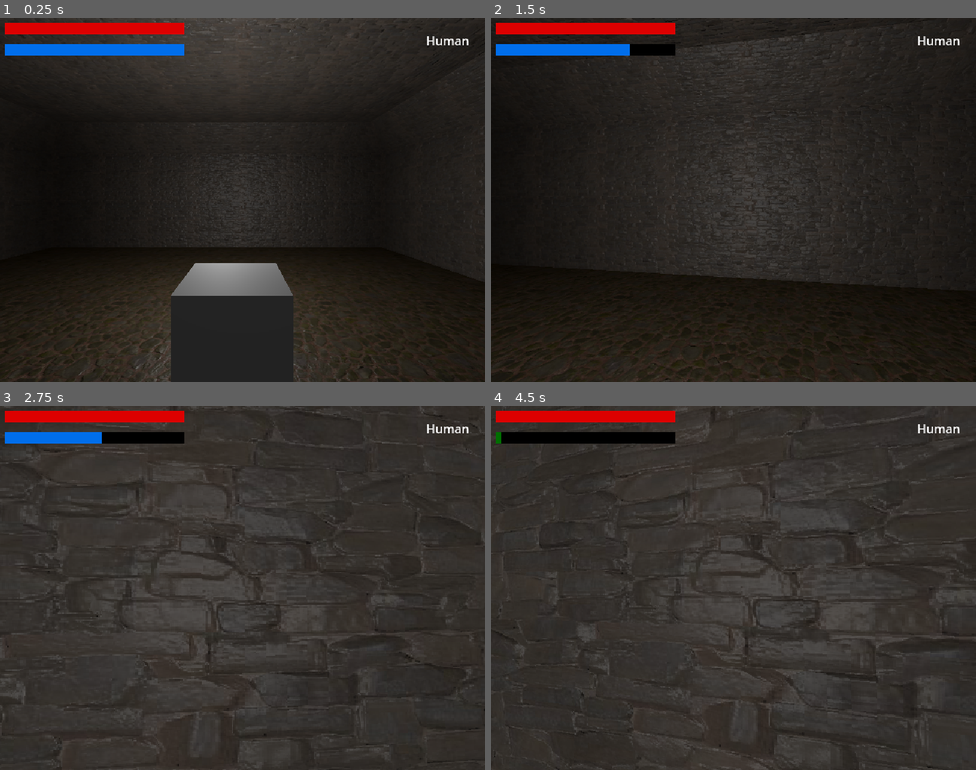
Above: before the commit, frames 1-4 (two rows, left to right).
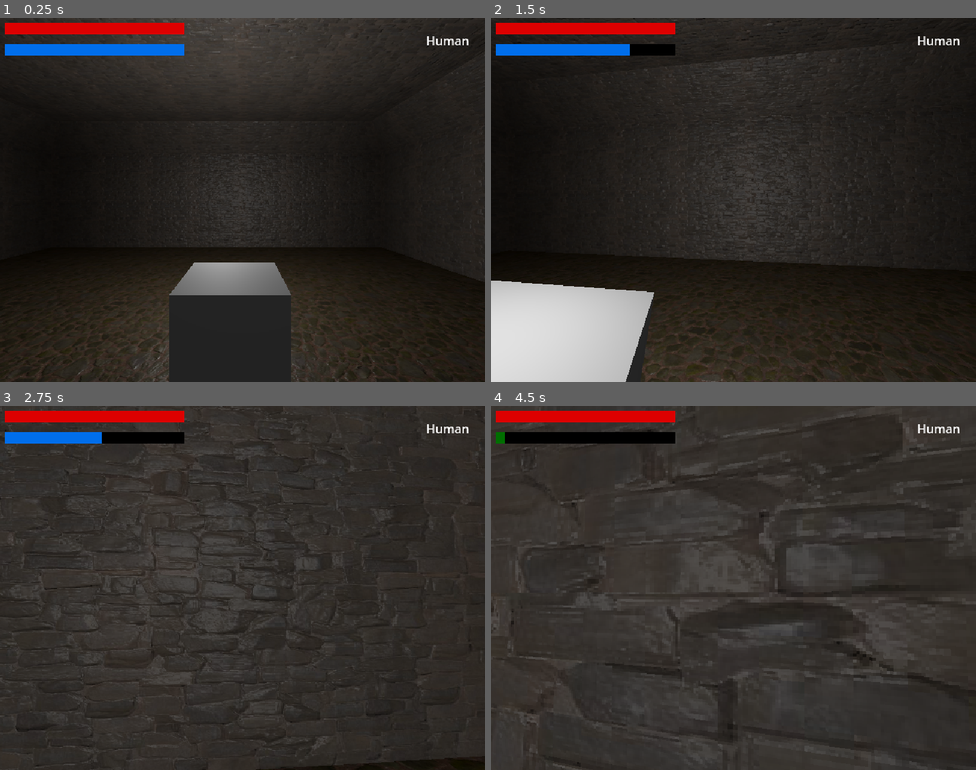
Above: after the commit, the same moments.

Repository: SpaceMoreDev/Codename_Retribution
Game: Godot game, scene res://Scenes/Main.tscn
Same seed, same stepped clock (60 frames per second), same inputs: the game is played once before the commit and once after it.
Inputs (mouse positions are in pixels of both pictures, inside the frame that each line leads up to):
- Up to frame 1 (0.25 s): no input
- Up to frame 2 (1.5 s): move the mouse to (757, 200) at 0.52 s; hold Ctrl (CROUCH) 0.53-1.28 s; hold W (UP) from 0.53 s (still down); tap Space (JUMP) at 0.77 s; move the mouse to (709, 200) at 1.27 s; right-click (709, 200) at 1.35 s
- Up to frame 3 (2.75 s): keep holding W (UP); tap Space (JUMP) at 1.52 s; tap Ctrl (CROUCH) at 1.55 s; move the mouse to (252, 580) at 2.02 s; hold Ctrl (CROUCH) from 2.03 s (still down)
- Up to frame 4 (4.5 s): keep holding W (UP); move the mouse to (728, 595) at 2.77 s; release Ctrl (CROUCH) at 2.78 s; click (728, 595) at 2.85 s; tap Space (JUMP) at 3.02, 3.77 s; tap Ctrl (CROUCH) at 3.05, 3.8 s; move the mouse to (767, 591) at 3.52 s; hold R (ROTATE_OBJECT) 3.53-4.28 s; move the mouse to (694, 584) at 4.27 s; tap Shift (RUN) at 4.35 s

The runs differ from the first frame. In frame 1, 0.4% of the frame differs, in the area x 0-100%, y 0-100%; in frame 2, 11%; in frame 3, 5.6%; in frame 4, 6.2%.

Commit message:
Added base crouching component

Diff:
--- a/Scenes/Main.tscn
+++ b/Scenes/Main.tscn
@@ -41,12 +41,17 @@
 camera_attributes = SubResource("CameraAttributesPractical_rjkhi")
 
 [node name="Door" type="Node3D" parent="Enviroment"]
-transform = Transform3D(-4.37114e-08, 0, 1, 0, 1, 0, -1, 0, -4.37114e-08, 3, 1.03459, 0)
+transform = Transform3D(-4.37114e-08, 0, 1, 0, 1, 0, -1, 0, -4.37114e-08, 3.05219, 1.03459, 0)
 
 [node name="PhysicsDoor" type="RigidBody3D" parent="Enviroment/Door"]
 transform = Transform3D(1, 0, 0, 0, 1, 0, 0, 0, 1, 0, -0.0345901, 0)
 collision_layer = 8
 collision_mask = 11
+axis_lock_linear_x = true
+axis_lock_linear_y = true
+axis_lock_linear_z = true
+axis_lock_angular_x = true
+axis_lock_angular_z = true
 
 [node name="MeshInstance3D" type="MeshInstance3D" parent="Enviroment/Door/PhysicsDoor"]
 transform = Transform3D(1, 0, 0, 0, 1, 0, 0, 0, 1, -0.506304, 0, 0)
@@ -72,6 +77,12 @@
 "cells": PackedInt32Array(0, 65535, 2, 65535, 0, 2, 65535, 65535, 2, 0, 1, 2, 65535, 1, 2, 65535, 65534, 2, 0, 65534, 2 …(1327 unchanged characters)…
 }
 metadata/_editor_floor_ = Vector3(0, 0, 0)
+
+[node name="CSGBox3D" type="CSGBox3D" parent="Enviroment"]
+transform = Transform3D(1, 0, 0, 0, 1, 0, 0, 0, 1, -1.81694, 1.0694, 0)
+use_collision = true
+collision_layer = 8
+collision_mask = 3
 
 [node name="OmniLight3D" type="OmniLight3D" parent="."]
 transform = Transform3D(1, 0, 0, 0, 1, 0, 0, 0, 1, -0.136993, 1, 4.79688)
--- a/Scenes/Packed/player.tscn
+++ b/Scenes/Packed/player.tscn
@@ -1,14 +1,22 @@
-[gd_scene load_steps=8 format=3 uid="uid://qc046bctp57n"]
+[gd_scene load_steps=12 format=3 uid="uid://qc046bctp57n"]
 
 [ext_resource type="Script" path="res://Scripts/Player/PlayerController.gd" id="1_ej1b3"]
 [ext_resource type="Script" path="res://Scripts/Player/PlayerStats.gd" id="1_sce2v"]
 [ext_resource type="Texture2D" uid="uid://dxvfvq3vn03ba" path="res://NBeast_Bar.png" id="2_kkkfp"]
 [ext_resource type="Script" path="res://Scripts/Player/PlayerCamera.gd" id="2_rsliq"]
+[ext_resource type="Script" path="res://Scripts/Player/Crouching.gd" id="4_8cvhv"]
 [ext_resource type="Script" path="res://Scripts/Player/PlayerAction.gd" id="4_ing7o"]
+[ext_resource type="Script" path="res://Scripts/Player/Leaning.gd" id="4_yepiv"]
+[ext_resource type="Script" path="res://Scripts/Player/HeadBobbing.gd" id="6_jkene"]
 [ext_resource type="Texture2D" uid="uid://bnsleh5fba0gk" path="res://Assets/Elements/handIcon.png" id="7_u7sp3"]
 
 [sub_resource type="CapsuleShape3D" id="CapsuleShape3D_tn7cq"]
-radius = 0.348397
+radius = 0.186199
+height = 1.31303
+
+[sub_resource type="CapsuleShape3D" id="CapsuleShape3D_yyxpu"]
+radius = 0.186665
+height = 0.545623
 
 [node name="Player" type="CharacterBody3D" node_paths=PackedStringArray("Stats")]
 transform = Transform3D(1, 0, 0, 0, 1, 0, 0, 0, 1, 0, 1.00689, 0)
@@ -18,14 +26,16 @@
 script = ExtResource("1_ej1b3")
 Stats = NodePath("Stats")
 
-[node name="CollisionShape3D" type="CollisionShape3D" parent="."]
+[node name="StandingCollision" type="CollisionShape3D" parent="."]
+transform = Transform3D(1, 0, 0, 0, 1, 0, 0, 0, 1, 0, -0.342341, 0)
 shape = SubResource("CapsuleShape3D_tn7cq")
 
+[node name="CrouchingCollision" type="CollisionShape3D" parent="."]
+transform = Transform3D(1, 0, 0, 0, 1, 0, 0, 0, 1, 0, -0.725078, 0)
+shape = SubResource("CapsuleShape3D_yyxpu")
+
 [node name="Camera3D" type="Camera3D" parent="."]
-transform = Transform3D(1, 0, 0, 0, 1, 0, 0, 0, 1, 0, 0.918134, 0)
 script = ExtResource("2_rsliq")
-_frequency = 5
-_amplitude = 0.05
 
 [node name="RayCast3D" type="RayCast3D" parent="Camera3D"]
 target_position = Vector3(0, 0, -2)
@@ -47,9 +57,39 @@
 [node name="Stats" type="Node3D" parent="."]
 script = ExtResource("1_sce2v")
 
+[node name="Crouch" type="Node3D" parent="." node_paths=PackedStringArray("standingCollider", "crouchingCollider", "camera", "headBob")]
+script = ExtResource("4_8cvhv")
+standingCollider = NodePath("../StandingCollision")
+crouchingCollider = NodePath("../CrouchingCollision")
+camera = NodePath("../Camera3D")
+headBob = NodePath("../HeadBobbing")
+
+[node name="Leaning" type="Node3D" parent="." node_paths=PackedStringArray("leftRay", "rightRay", "camera")]
+script = ExtResource("4_yepiv")
+leftRay = NodePath("LeftRay")
+rightRay = NodePath("RightRay")
+camera = NodePath("../Camera3D")
+
+[node name="LeftRay" type="RayCast3D" parent="Leaning"]
+transform = Transform3D(1, 0, 0, 0, 1, 0, 0, 0, 1, -0.1, 0, 0)
+target_position = Vector3(-1, 0, 0)
+collision_mask = 9
+debug_shape_custom_color = Color(0.513726, 0.4, 0, 1)
+
+[node name="RightRay" type="RayCast3D" parent="Leaning"]
+transform = Transform3D(1, 0, 0, 0, 1, 0, 0, 0, 1, 0.1, 0, 0)
+target_position = Vector3(1, 0, 0)
+collision_mask = 9
+debug_shape_custom_color = Color(0.513726, 0.4, 0, 1)
+
 [node name="Action" type="Node3D" parent="." node_paths=PackedStringArray("handIcon")]
 script = ExtResource("4_ing7o")
 handIcon = NodePath("../Player_UI/TextureRect")
+
+[node name="HeadBobbing" type="Node3D" parent="." node_paths=PackedStringArray("camera")]
+script = ExtResource("6_jkene")
+camera = NodePath("../Camera3D")
+_frequency = 5
 
 [node name="Player_UI" type="CanvasLayer" parent="."]
 
--- a/Scripts/DragDoor.gd
+++ b/Scripts/DragDoor.gd
@@ -28,8 +28,8 @@
 func InteractWithDoor(door:Node3D):
 	if(door.get_parent() == get_parent()):
 		data = door
+		mouse_x = 0
 		camera.locked = true
-		mouse_x = 0
 		active = true
 
 var do : bool = true
@@ -42,4 +42,4 @@
 
 				data.rotate_y(eventDir.x)
 				print(data.rotation.y)
-				data.rotation.y = clamp(data.rotation.y, deg_to_rad(-110), deg_to_rad(110))
+				data.rotation.y = clamp(data.rotation.y, deg_to_rad(-110), deg_to_rad(0))
--- /dev/null
+++ b/Scripts/Player/Crouching.gd
@@ -0,0 +1,37 @@
+extends Node
+
+@export var standingCollider: CollisionShape3D
+@export var crouchingCollider: CollisionShape3D
+@export var camera: Camera3D
+@export var headBob: HeadBobbing
+
+const CROUCHING_AMOUNT = 0.5
+var crouchingHeight : float
+
+var acceleration : float = 7
+var active = false
+func _ready():
+	crouchingHeight = camera.position.y - CROUCHING_AMOUNT
+	standingCollider.disabled = false
+	crouchingCollider.disabled = true
+
+@warning_ignore("unused_parameter")
+func _process(delta):
+	if(Input.is_action_just_pressed("CROUCH")):
+		standingCollider.disabled = true
+		crouchingCollider.disabled = false
+		headBob.crouching = true
+		active = true
+	elif(Input.is_action_pressed("CROUCH")):
+		camera.position.y = lerp(camera.position.y, crouchingHeight, delta * acceleration)
+
+	elif(Input.is_action_just_released("CROUCH")):
+		standingCollider.disabled = false
+		crouchingCollider.disabled = true
+	else:
+		if active:
+			if(not is_zero_approx(camera.position.y)):
+				camera.position.y = lerp(camera.position.y, 0.0, delta * acceleration)
+			else:
+				active = false
+				headBob.crouching = false
--- /dev/null
+++ b/Scripts/Player/HeadBobbing.gd
@@ -0,0 +1,24 @@
+extends Node
+class_name HeadBobbing
+@export var camera : Camera3D
+
+#head bob
+@export var _frequency = 3
+@export var _amplitude = 0.08
+var crouching = false
+var acceleration : float = 5
+var t_bob = 0.0
+
+func _physics_process(delta):
+    if(not camera.locked and not crouching):
+        t_bob += delta * get_parent().velocity.length() * float(get_parent().is_on_floor())
+        var headbobbing = lerp(camera.transform.origin, head_bobbing(t_bob), delta * acceleration)
+        camera.transform.origin = headbobbing
+        camera.rotation.z = lerp(camera.rotation.z, 0.0, delta * acceleration)
+
+
+func head_bobbing(time)->Vector3:
+    var pos = Vector3.ZERO
+    pos.y = sin(time *_frequency) * _amplitude
+    pos.x = cos(time *_frequency/2) * _amplitude
+    return pos
--- /dev/null
+++ b/Scripts/Player/Leaning.gd
@@ -0,0 +1,62 @@
+extends Node
+
+const CAMERADISTANCE = 0.7
+
+@export var leftRay:RayCast3D
+@export var rightRay:RayCast3D
+
+@export var horizontalDistance : float
+@export var leanAngle : float = 0.5
+
+@export var camera : Camera3D
+
+var speed : float = 10;
+var originalPos = Vector3.ZERO
+var target
+var active = false
+
+func _ready():
+	originalPos = camera.position.x
+	horizontalDistance =  originalPos + CAMERADISTANCE
+
+	target = camera.rotation.z * leanAngle
+
+@warning_ignore("unused_parameter")
+func _process(delta):
+
+	if(Input.is_action_pressed("LEAN_LEFT")):
+		check_if_hit_Left()
+		camera.locked = true
+		camera.position.x = lerp(camera.position.x, -horizontalDistance, delta *speed)
+		camera.rotation.z = lerp(camera.rotation.z, leanAngle, delta *speed)
+		active = true
+	elif(Input.is_action_pressed("LEAN_RIGHT")):
+		check_if_hit_Right()
+		camera.locked = true
+		camera.position.x = lerp(camera.position.x, horizontalDistance, delta *speed)
+		camera.rotation.z = lerp(camera.rotation.z, -leanAngle, delta *speed)
+		active = true
+	else:
+		if(camera.locked and active):
+			camera.locked = false
+			active = false
+
+
+func check_if_hit_Left():
+	if (leftRay.is_colliding()):
+		var origin = leftRay.global_transform.origin
+		var collision_point = leftRay.get_collision_point()
+		var distance = origin.distance_to(collision_point)
+		horizontalDistance = distance
+	else:
+		horizontalDistance =  originalPos + CAMERADISTANCE
+
+
+func check_if_hit_Right():
+	if (rightRay.is_colliding()):
+		var origin = rightRay.global_transform.origin
+		var collision_point = rightRay.get_collision_point()
+		var distance = origin.distance_to(collision_point)
+		horizontalDistance = distance
+	else:
+		horizontalDistance =  originalPos + CAMERADISTANCE
--- a/Scripts/Player/PlayerAction.gd
+++ b/Scripts/Player/PlayerAction.gd
@@ -17,6 +17,7 @@
 
 @warning_ignore("unused_parameter")
 func _physics_process(delta):
+
 	if(not isDoingAction and ray.is_colliding()):
 		handIcon.visible = true
 	else:
--- a/Scripts/Player/PlayerCamera.gd
+++ b/Scripts/Player/PlayerCamera.gd
@@ -10,15 +10,11 @@
 const BASE_FOV = 75.0
 const FOV_CHANGE = 1.0
 
-#head bob
-@export var _frequency = 3
-@export var _amplitude = 0.08
-var t_bob = 0.0
+
 var locked : bool = false
 
 func _ready():
 	Input.mouse_mode = Input.MOUSE_MODE_CAPTURED
-#	$AnimationPlayer.play("human|Idle")
 
 func _unhandled_input(event):
 	if(not locked):
@@ -27,20 +23,10 @@
 			_player_camera.rotate_x(-event.relative.y * _sensitivity)
 			_player_camera.rotation.x = clamp(_player_camera.rotation.x, deg_to_rad(-40), deg_to_rad(60))
 
+
 func _physics_process(delta):
 	if(not locked):
-		t_bob += delta * get_parent().velocity.length() * float(get_parent().is_on_floor())
-		_player_camera.transform.origin = head_bobbing(t_bob)
-
 		# FOV
 		var velocity_clamped = clamp(get_parent().velocity.length(), 0.5, get_parent().SPRINT_SPEED * 2)
 		var target_fov = BASE_FOV + FOV_CHANGE * velocity_clamped
 		_player_camera.fov = lerp(_player_camera.fov, target_fov, delta * 8.0)
-
-
-
-func head_bobbing(time)->Vector3:
-	var pos = Vector3.ZERO
-	pos.y = sin(time *_frequency) * _amplitude
-	pos.x = cos(time *_frequency/2) * _amplitude
-	return pos
--- a/Scripts/Player/PlayerController.gd
+++ b/Scripts/Player/PlayerController.gd
@@ -16,8 +16,8 @@
 var running : bool = true
 var inertia : float = 20
 
-const WALK_SPEED = 2.5
-const SPRINT_SPEED = 4.5
+const WALK_SPEED = 2
+const SPRINT_SPEED = 3
 
 func _enter_tree():
 	Global.player = self as Node
--- a/project.godot
+++ b/project.godot
@@ -84,6 +84,16 @@
 "events": [Object(InputEventKey,"resource_local_to_scene":false,"resource_name":"","device":-1,"window_id":0,"alt_pressed":false,"shift_pressed":false,"ctrl_pressed":false,"meta_pressed":false,"pressed":false,"keycode":0,"physical_keycode":82,"key_label":0,"unicode":114,"echo":false,"script":null)
 ]
 }
+LEAN_LEFT={
+"deadzone": 0.5,
+"events": [Object(InputEventKey,"resource_local_to_scene":false,"resource_name":"","device":-1,"window_id":0,"alt_pressed":false,"shift_pressed":false,"ctrl_pressed":false,"meta_pressed":false,"pressed":false,"keycode":0,"physical_keycode":81,"key_label":0,"unicode":113,"echo":false,"script":null)
+]
+}
+LEAN_RIGHT={
+"deadzone": 0.5,
+"events": [Object(InputEventKey,"resource_local_to_scene":false,"resource_name":"","device":-1,"window_id":0,"alt_pressed":false,"shift_pressed":false,"ctrl_pressed":false,"meta_pressed":false,"pressed":false,"keycode":0,"physical_keycode":69,"key_label":0,"unicode":101,"echo":false,"script":null)
+]
+}
 
 [layer_names]
 
Not shown: 8 places in Assets/Data/tileset.tres that only renumber resources
